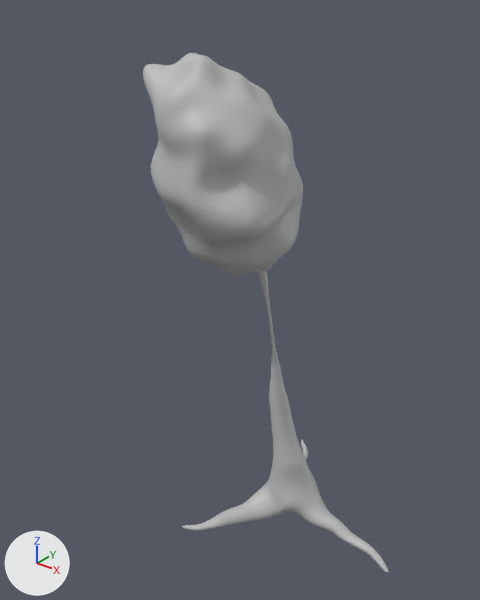
The FBX model Assets/Art/Environment/Dependencies/Trees/Models/Tree_02.fbx: old version first, new version second.
Camera for both pictures: a camera (50 mm lens) standing at (0.486, -0.724, 0.536) and looking at (0.004, -0.121, 0.162). Lighting does not change. The marker at lower left points along +X, +Y and +Z. Where no turn or scale is listed for an object, it has been applied to the vertices.

The first picture shows 'Leaves_03', 'Tree_03'.
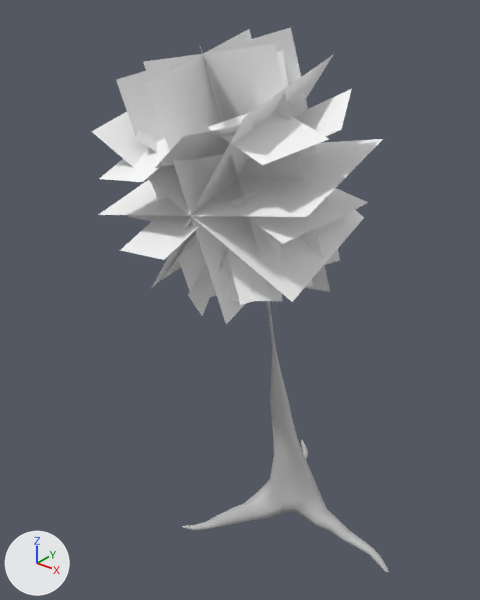
The newer file is also turned or shifted as a whole; pictures and numbers use the older file's frame.

What the commit changed:
Material 'Leaves_Planes_02' (mat_leaves_planes_02) is new.
Its base color is (1.0, 1.0, 1.0) (white #ffffff).
Material 'Leaves_Branch_Planes_02' (mat_leaves_branch_planes_02) is new.
Its base color is (1.0, 1.0, 1.0) (white #ffffff).
Mesh me_mesh_001_1 is new.
It has 28 vertices, 7 faces and spans x -0.149..0.149, y -0.124..0.124, z -0.161..0.161.
It uses material mat_leaves_planes_02 (white #ffffff).
Mesh me_mesh_002 is new.
It has 80 vertices, 20 faces and spans x -0.133..0.139, y -0.139..0.128, z -0.142..0.15.
It uses material mat_leaves_branch_planes_02 (white #ffffff).
Object 'Leaves_03' (ob_leaves_03) is deleted.
Object 'Leaves_02' (ob_leaves_02) is new; it shows me_mesh_001_1.
Its location is (0.013, -0.138, 0.328).
Object 'Leaves_Branch_02' (ob_leaves_branch_02) is new; it shows me_mesh_002.
Its location is (0.019, -0.141, 0.317).

Changed parts and their boxes [x1, y1, x2, y2] in the pictures (480 x 600 px):
'Leaves_02', added
    after: [91, 27, 383, 324]
'Leaves_03', deleted
    before: [143, 53, 303, 276]
'Leaves_Branch_02', added
    after: [99, 50, 368, 316]
